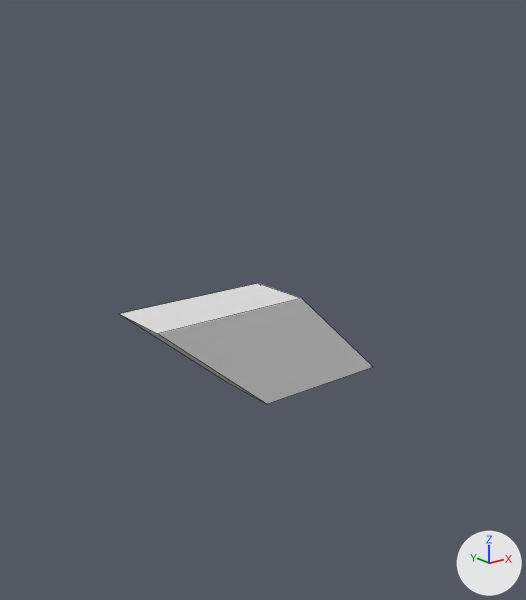
Before and after pictures for a commit that changed the Blender file box.blend.
Rendered twice from a camera (50 mm lens) standing at (-278.0, -350.0, 167.0) and looking at (4.0, 2.0, 26.0). Every picture has the same lights, and +X, +Y and +Z are marked at lower right. Mesh edges are drawn as thin lines.
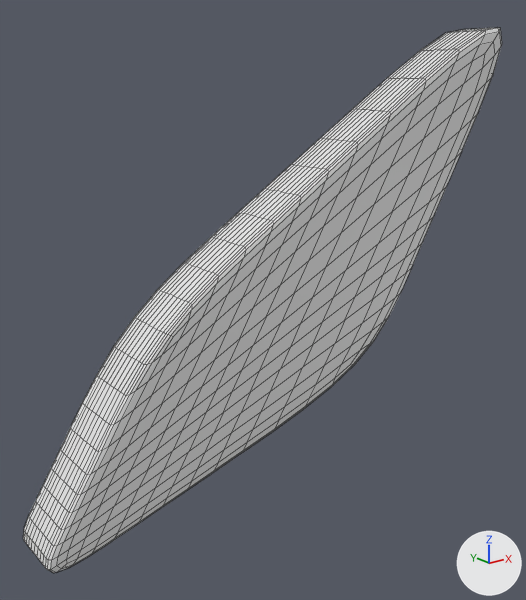
Boxes [x1, y1, x2, y2] around the edits, measured in the pictures (526 x 600 px):
'Cube', reshaped, modifiers changed (89% wider, 348% taller)
    before: [120, 283, 373, 404]
    after: [23, 28, 502, 573]

Patch to the scene script:
```diff
--- a/box.blend.py
+++ b/box.blend.py
@@ me_cube @@
 # used by ob_cube; location = (0.0, 0.0, 0.0)
-me_cube.from_pydata(...)  # 8 vertices, 6 faces; spans x -90.0..83.0, y -24.0..20.0, z -33.0..32.0
+me_cube.from_pydata(...)  # 68 vertices, 66 faces; spans x -173.0..245.0, y -24.0..20.0, z -99.0..237.0
+# me_cube part 1
+# 4 vertices are removed from x -14.0..14.0, y -24.0..20.0, z -33.0..32.0
+# 6 faces are deleted
+# 30 vertices are added at x -173.0..245.0, y -24.0..20.0, z -99.0..237.0
+# 12 new vertices lie (0.0, 19.0, 0.0) away from vertices in x -173.0..245.0, y -21.0, z -99.0..237.0
+# 12 new vertices lie (0.0, 14.0, 0.0) away from vertices in x -173.0..245.0, y -2.0, z -99.0..237.0
+# 10 new vertices lie (0.0, 8.0, 0.0) away from vertices in x -173.0..245.0, y 12.0, z -99.0..237.0
+# 66 new faces join them
 me_cube.materials.append(mat_material)
@@ ob_cube @@
 ob_cube.location = (0.0, 0.0, 0.0)
+_m = ob_cube.modifiers.new('Subdivision', 'SUBSURF')
```
